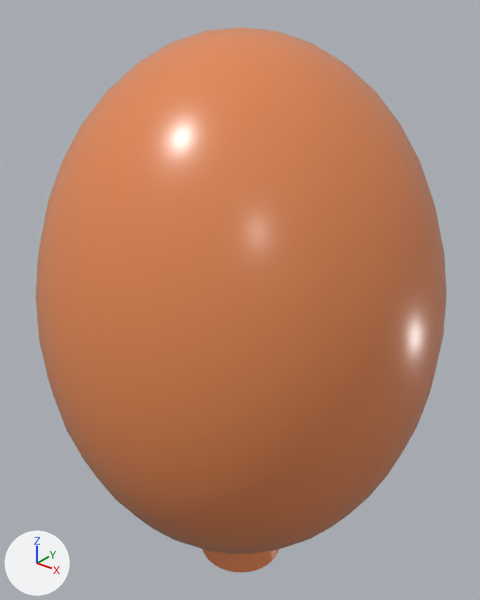
What one commit did to the glTF model public/assets/models/balloon.glb.
Rendered twice from a 50 mm camera at (0.704, -0.882, 1.026) aimed at (-0.018, 0.019, 0.467). Arrows for +X, +Y and +Z are at lower left; the lights stay in place. The first picture is the older version. Where no turn or scale is listed for an object, it has been applied to the vertices.

Names of what the first picture shows: 'Balloon_Neck', 'Balloon_Shell'.
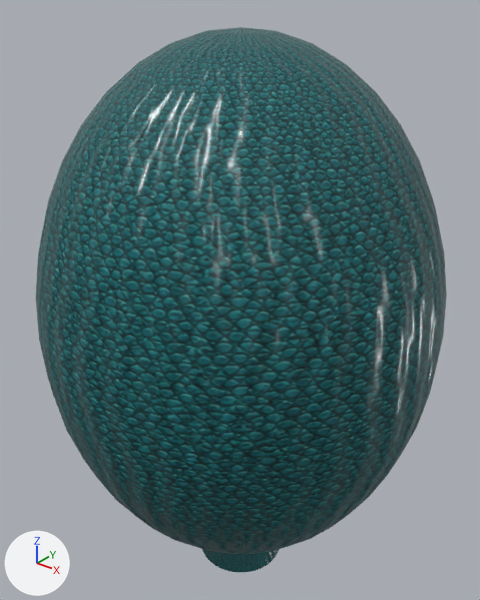
Location of each change, (x1, y1, x2, y2) in pixels of the pictures (480 x 600 px):
'Balloon_Shell', surface changed (orange to cyan): (36, 27, 447, 554) in both
'Balloon_Neck', surface changed (orange to cyan): (202, 549, 279, 572) in both

What changed in the scene script:
```text
Add img_pl_balloon_shell_mat_normal:
    img_pl_balloon_shell_mat_normal = load_image('PL_Balloon_Shell_mat_Normal', '_unpacked/PL_Balloon_Shell_mat_Normal', 128, 128, 'Non-Color')
Add img_pl_balloon_shell_mat_roughness:
    img_pl_balloon_shell_mat_roughness = load_image('PL_Balloon_Shell_mat_Roughness', '_unpacked/PL_Balloon_Shell_mat_Roughness', 128, 128, 'Non-Color')
Add img_rubber_basecolor:
    img_rubber_basecolor = load_image('rubber_basecolor', '_unpacked/rubber_basecolor', 1254, 1254, 'sRGB')
Add img_pl_balloon_neck_mat_normal:
    img_pl_balloon_neck_mat_normal = load_image('PL_Balloon_Neck_mat_Normal', '_unpacked/PL_Balloon_Neck_mat_Normal', 128, 128, 'Non-Color')
Add img_pl_balloon_neck_mat_roughness:
    img_pl_balloon_neck_mat_roughness = load_image('PL_Balloon_Neck_mat_Roughness', '_unpacked/PL_Balloon_Neck_mat_Roughness', 128, 128, 'Non-Color')
Change mat_pl_balloon_neck_mat:
    remove # nodes: BsdfPrincipled, OutputMaterial
    remove # colours: orange #e58955
    nodes: BsdfPrincipled, Math, NormalMap, OutputMaterial, SeparateColor, TexImage x3
    uses the picture img_pl_balloon_neck_mat_normal
    uses the picture img_pl_balloon_neck_mat_roughness
    uses the picture img_rubber_basecolor
Change mat_pl_balloon_shell_mat:
    remove # nodes: BsdfPrincipled, OutputMaterial
    remove # colours: orange #e58955
    nodes: BsdfPrincipled, Math, NormalMap, OutputMaterial, SeparateColor, TexImage x3
    uses the picture img_pl_balloon_shell_mat_normal
    uses the picture img_pl_balloon_shell_mat_roughness
    uses the picture img_rubber_basecolor
```
